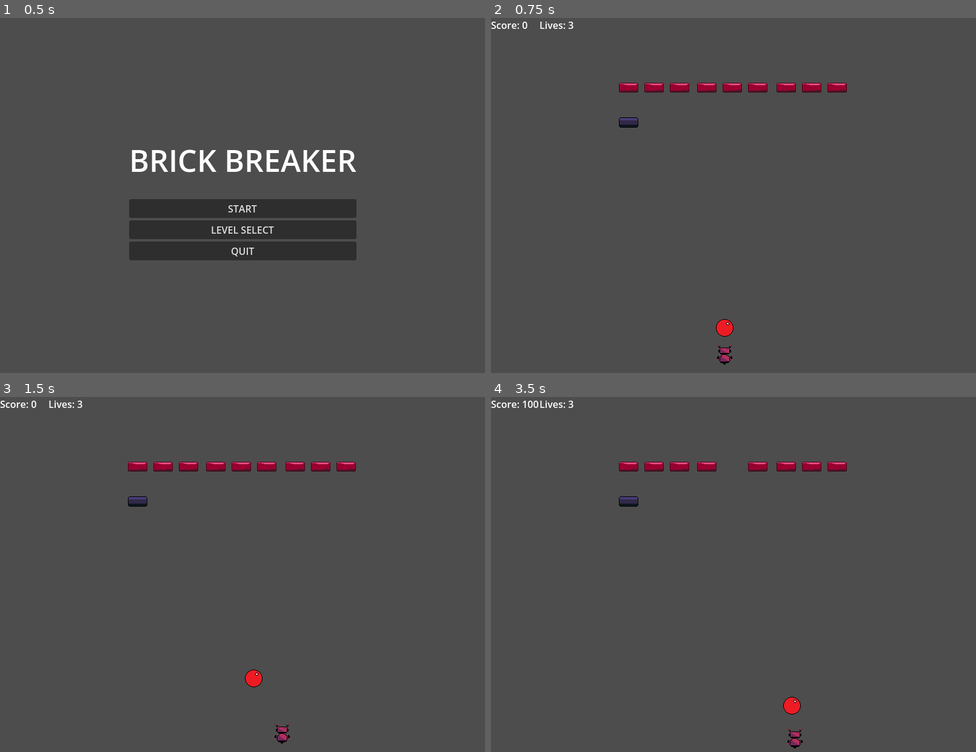
Above: before the commit, frames 1-4 (two rows, left to right).
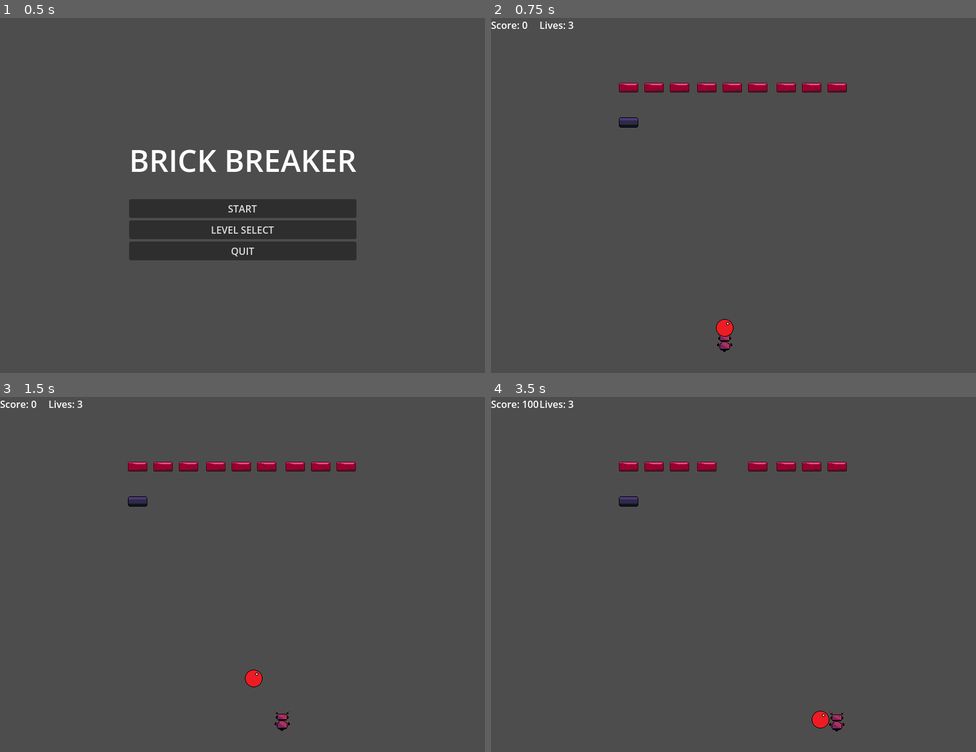
Above: after the commit, the same moments.

Repository: ccavalcanti11/godot_brick_breaker
Game: Godot game, scene res://scenes/MainMenu.tscn
Same seed, same stepped clock (60 frames per second), same inputs: the game is played once before the commit and once after it.
Inputs:
- Up to frame 1 (0.5 s): no input
- Up to frame 2 (0.75 s): click "START" at 0.5 s
- Up to frame 3 (1.5 s): hold D (move_right) from 1.28 s (still down); tap Space (launch_ball) at 1.35 s
- Up to frame 4 (3.5 s): tap Space (launch_ball) at 2.1, 2.85 s; release D (move_right) at 2.78 s; hold A (move_left) from 2.78 s (still down)

Frame 1 is identical in both runs. In frame 2, 0.2% of the frame differs, in the area x 46-50%, y 89-98%; in frame 3, 0.2%; in frame 4, 0.5%, in the area x 60-73%, y 84-99%.

Commit message:
fix: adjusting the idle pixel size, and adding the bat hit skill

Diff:
--- a/brickbreaker/scenes/Paddle.tscn
+++ b/brickbreaker/scenes/Paddle.tscn
@@ -1,14 +1,12 @@
 [gd_scene load_steps=12 format=3 uid="uid://bgocu3t0prux6"]
 
 [ext_resource type="Script" uid="uid://b0wmc6px7drj4" path="res://scripts/paddle.gd" id="1_ry5ju"]
-[ext_resource type="Texture2D" uid="uid://b6d0gdfx7v714" path="res://assets/sprites/robot-idle-anim-2.png" id="2_6kxou"]
 [ext_resource type="Texture2D" uid="uid://boltlmvbxgi0i" path="res://assets/sprites/robot-attack-anim.png" id="2_jlx5f"]
-
-[sub_resource type="RectangleShape2D" id="RectangleShape2D_6kxou"]
-size = Vector2(27, 32)
+[ext_resource type="Texture2D" uid="uid://clttvxqp3qa32" path="res://assets/sprites/robot-idle-anim-3.png" id="3_jlx5f"]
 
 [sub_resource type="RectangleShape2D" id="RectangleShape2D_jlx5f"]
-size = Vector2(60, 30)
+
+[sub_resource type="RectangleShape2D" id="RectangleShape2D_c7ra2"]
 
 [sub_resource type="AtlasTexture" id="AtlasTexture_s6nv3"]
 atlas = ExtResource("2_jlx5f")
@@ -22,13 +20,13 @@
 atlas = ExtResource("2_jlx5f")
 region = Rect2(128, 0, 64, 64)
 
-[sub_resource type="AtlasTexture" id="AtlasTexture_jlx5f"]
-atlas = ExtResource("2_6kxou")
-region = Rect2(0, 0, 32, 32)
+[sub_resource type="AtlasTexture" id="AtlasTexture_c7ra2"]
+atlas = ExtResource("3_jlx5f")
+region = Rect2(0, 0, 64, 64)
 
-[sub_resource type="AtlasTexture" id="AtlasTexture_c7ra2"]
-atlas = ExtResource("2_6kxou")
-region = Rect2(32, 0, 32, 32)
+[sub_resource type="AtlasTexture" id="AtlasTexture_jfyqb"]
+atlas = ExtResource("3_jlx5f")
+region = Rect2(64, 0, 64, 64)
 
 [sub_resource type="SpriteFrames" id="SpriteFrames_s6nv3"]
 animations = [{
@@ -51,10 +49,10 @@
 }, {
 "frames": [{
 "duration": 1.0,
-"texture": SubResource("AtlasTexture_jlx5f")
+"texture": SubResource("AtlasTexture_c7ra2")
 }, {
 "duration": 1.0,
-"texture": SubResource("AtlasTexture_c7ra2")
+"texture": SubResource("AtlasTexture_jfyqb")
 }],
 "loop": true,
 "name": &"idle",
@@ -65,16 +63,16 @@
 script = ExtResource("1_ry5ju")
 
 [node name="CollisionShape2D" type="CollisionShape2D" parent="."]
-position = Vector2(0.5, 0)
-shape = SubResource("RectangleShape2D_6kxou")
+position = Vector2(0, -10)
+shape = SubResource("RectangleShape2D_jlx5f")
 
 [node name="SkillHitbox" type="CollisionShape2D" parent="."]
-position = Vector2(0, -100)
-shape = SubResource("RectangleShape2D_jlx5f")
+position = Vector2(0, -50)
+shape = SubResource("RectangleShape2D_c7ra2")
 disabled = true
 
 [node name="AnimatedSprite2D" type="AnimatedSprite2D" parent="."]
-position = Vector2(0, 5)
 sprite_frames = SubResource("SpriteFrames_s6nv3")
 animation = &"idle"
 autoplay = "idle"
+offset = Vector2(0, -32)
--- a/brickbreaker/scripts/paddle.gd
+++ b/brickbreaker/scripts/paddle.gd
@@ -47,8 +47,8 @@
 	var top_edge := -rect.size.y * 0.5
 	# Center of the skill rectangle sits half its thickness above the forward offset
 	var y := top_edge - skill_forward_offset - (skill_thickness * 0.5)
-
 	# Keep it centered in the X so it mirrors the player's width
+	skill_shape.position = Vector2(0.0, y)
 
 func set_skill_active(active: bool) -> void:
 	if skill_shape:
@@ -80,7 +80,7 @@
 
 	# Ensure it sits at the right size/place just before
 	update_skill_hitbox_transform()
-
+	$AnimatedSprite2D.play("attack")
 	set_skill_active(true)
 	_skill_time_left = skill_duration
 	_cool_down_left = skill_cooldown
Binary file added: brickbreaker/assets/sprites/robot-idle-anim-3.png
Not shown, added: brickbreaker/assets/sprites/robot-idle-anim-3.png.import
